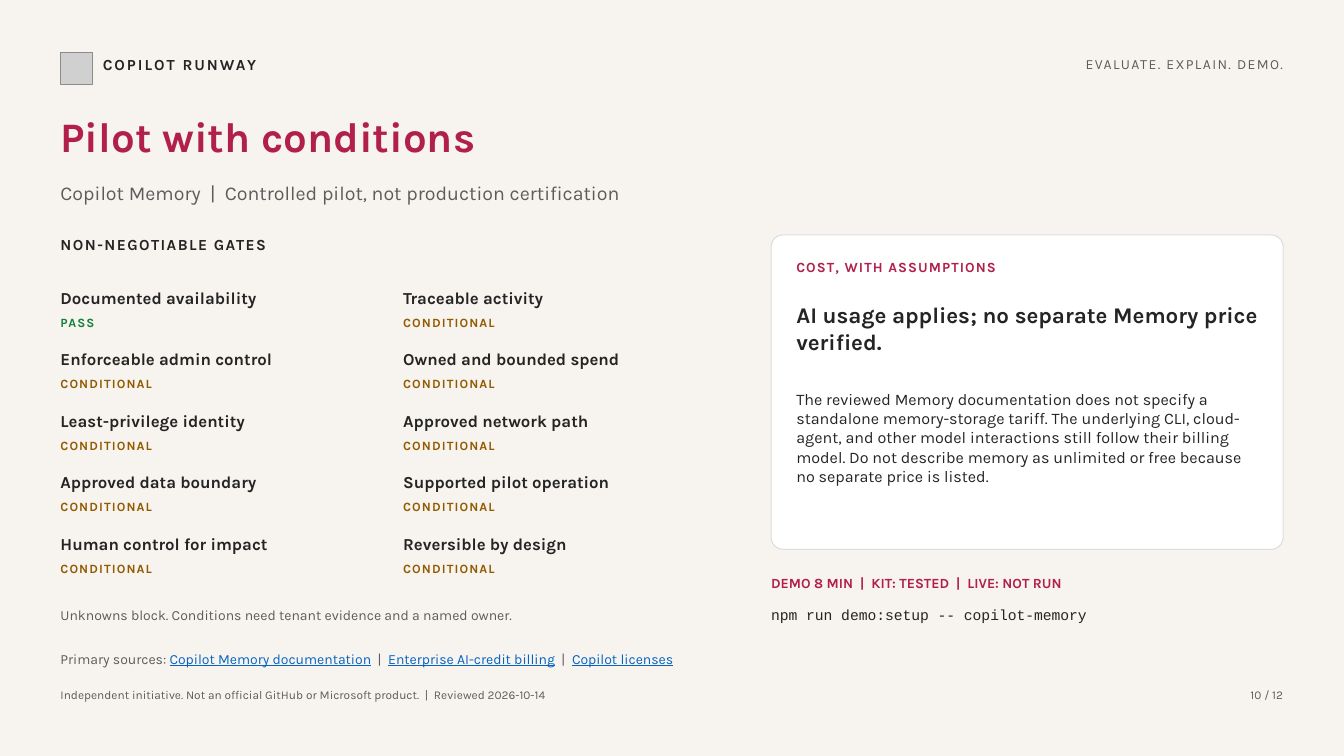
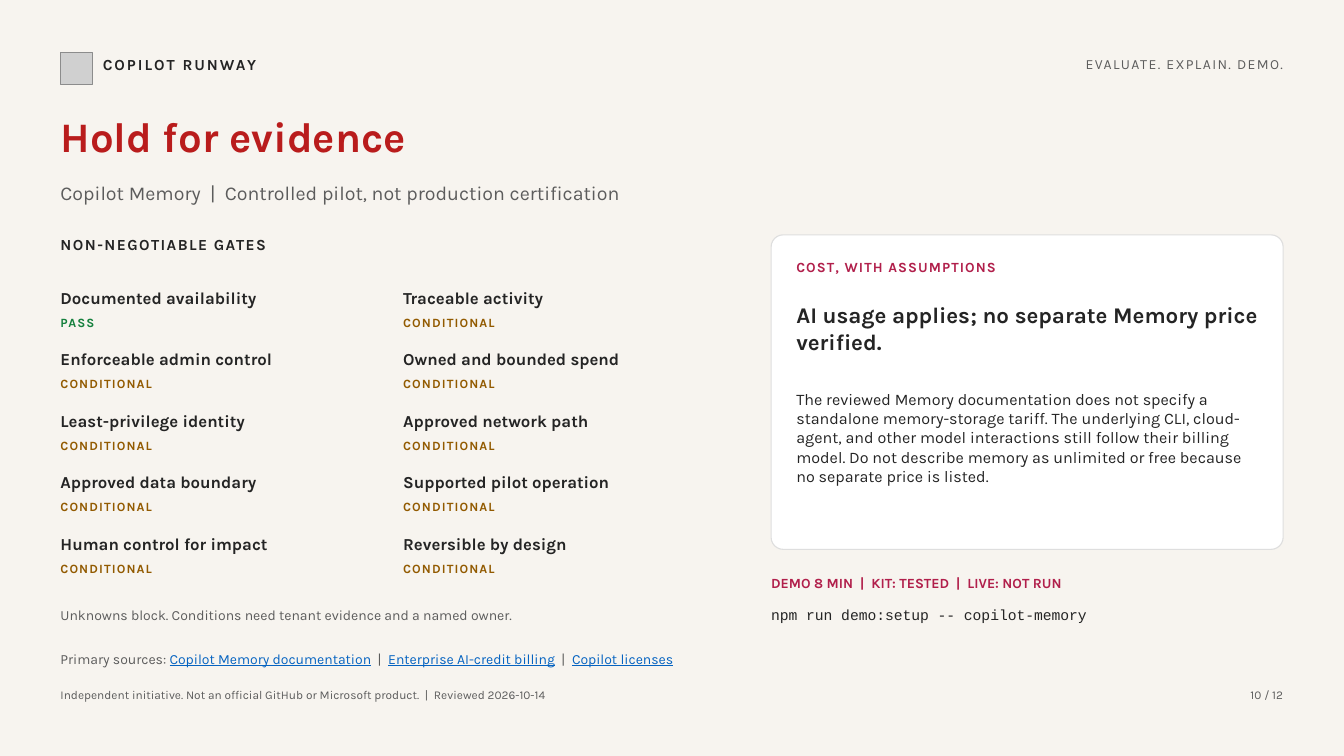
Before and after one commit to aj-enns/copilot-runway, a slide deck: slide 10 of artifacts/slides/copilot-runway.pptx. Drawn at 1344x756 pixels with LibreOffice and Linux fonts; fonts in the diff are those of the drawing; grey boxes stand for pictures. Boxes give left, top, right and bottom in pixels: in the first picture for what was removed or moved away, otherwise in the second. Text is boxed around its words. In the diff, an @@ line names an element or a change of style, - is before the commit and + after.

```diff
--- a/artifacts/slides/copilot-runway.pptx
+++ b/artifacts/slides/copilot-runway.pptx
@@ text at box(60, 122, 405, 153): text changed; text colour #B11F4B to #B91C1C @@
-Pilot with conditions
+Hold for evidence
```
Also in this commit, not shown: 5 other files.
